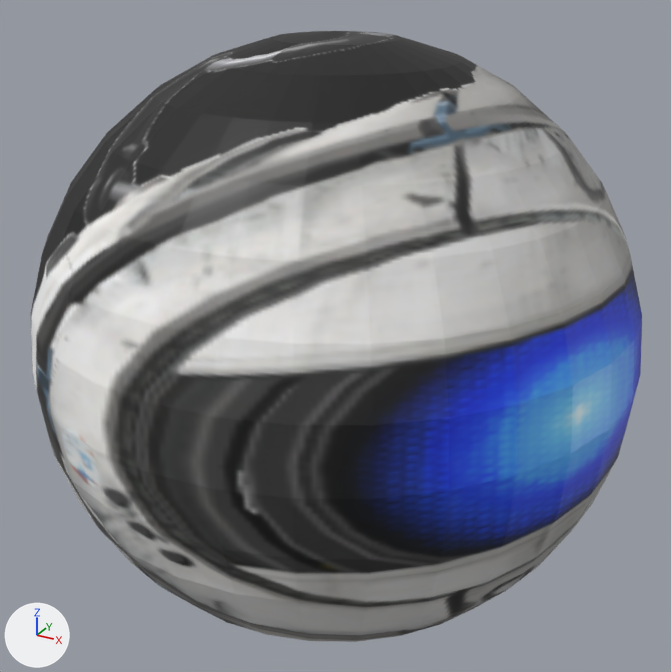
Renders of the OBJ model assets/models/debug_sphere/model.obj from each side of a commit.
The view is the same before and after, from a 50 mm camera at (1.409, -2.568, 1.283) aimed at (-0.002, -0.001, 0.0). The axes (+X, +Y, +Z) are drawn at lower left. The lights are the same throughout. Where no turn or scale is listed for an object, it has been applied to the vertices.
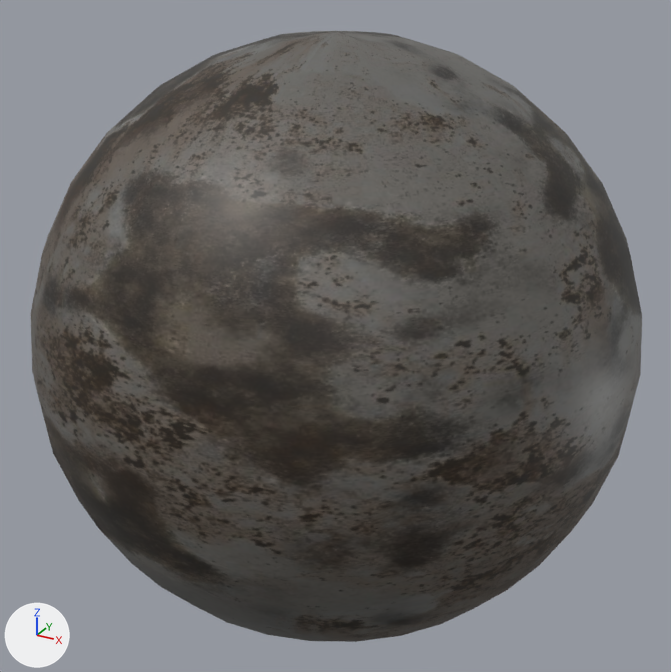
What differs and where, as boxes (x1, y1, x2, y2) in the pictures (671 x 672 px):
'Sphere', surface changed: (31, 31, 642, 642) in both

The change, as a list of edits to the scene's bpy script:
```text
Add img_normal_png:
    img_normal_png = load_image('normal.png', 'normal.png', 1024, 1024, 'sRGB')
Add img_basecolor_png:
    img_basecolor_png = load_image('basecolor.png', 'basecolor.png', 1024, 1024, 'sRGB')
Change mat_material_001:
    where n2 = _N.new('ShaderNodeTexImage'); n2.name = 'Image Texture'
    n2.image: img_400px_wheatley_png -> img_basecolor_png
    add n3 = _N.new('ShaderNodeTexImage'); n3.name = 'Image Texture.003'
    add n3.image = img_normal_png
    add n4 = _N.new('ShaderNodeNormalMap'); n4.name = 'Normal Map'
    add n4.inputs[0].default_value = 0.0  # 'Strength'
    where n0 = _N.new('ShaderNodeBsdfPrincipled'); n0.name = 'Principled BSDF'
    add _L.new(n3.outputs[0], n4.inputs[1])  # 'Color' to 'Color'
    add _L.new(n4.outputs[0], n0.inputs[5])  # 'Normal' to 'Normal'
```
